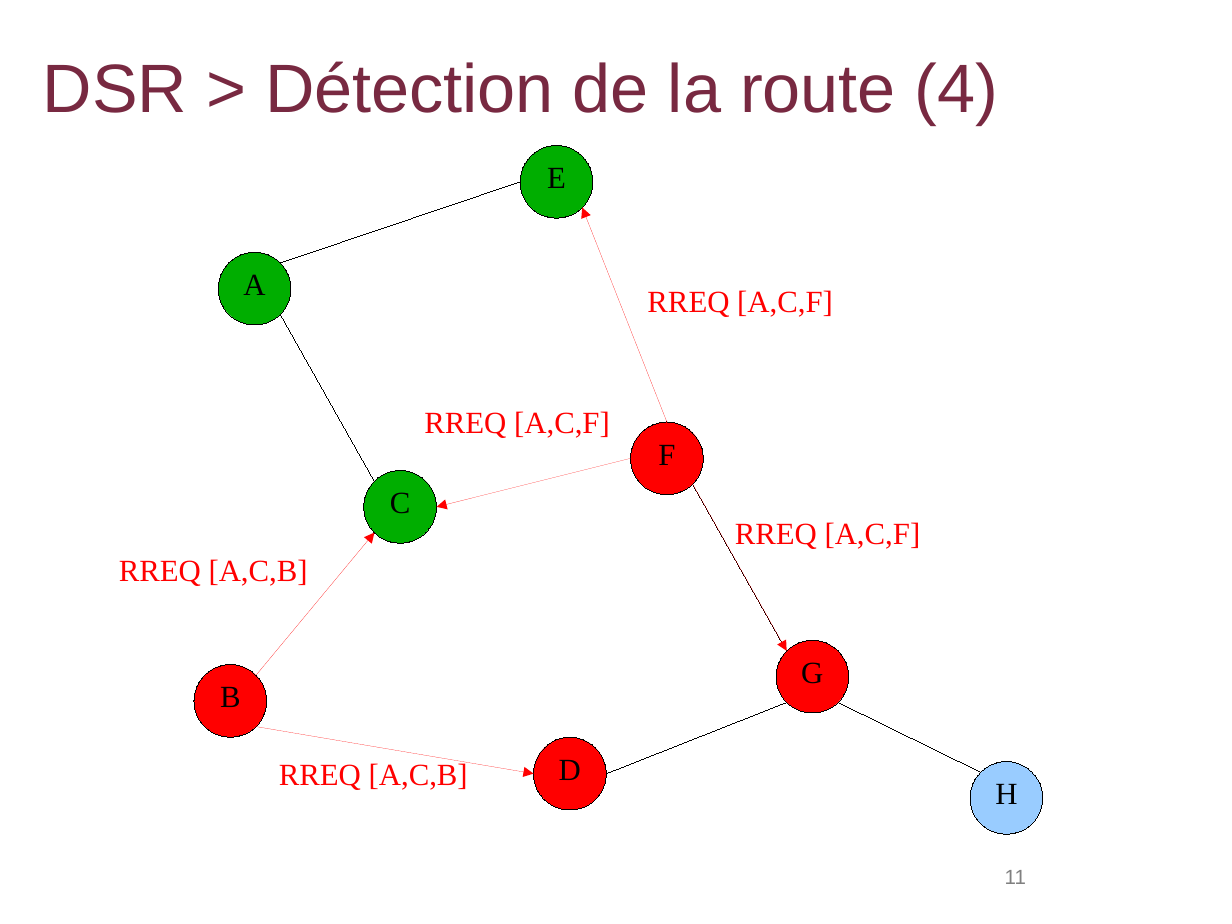
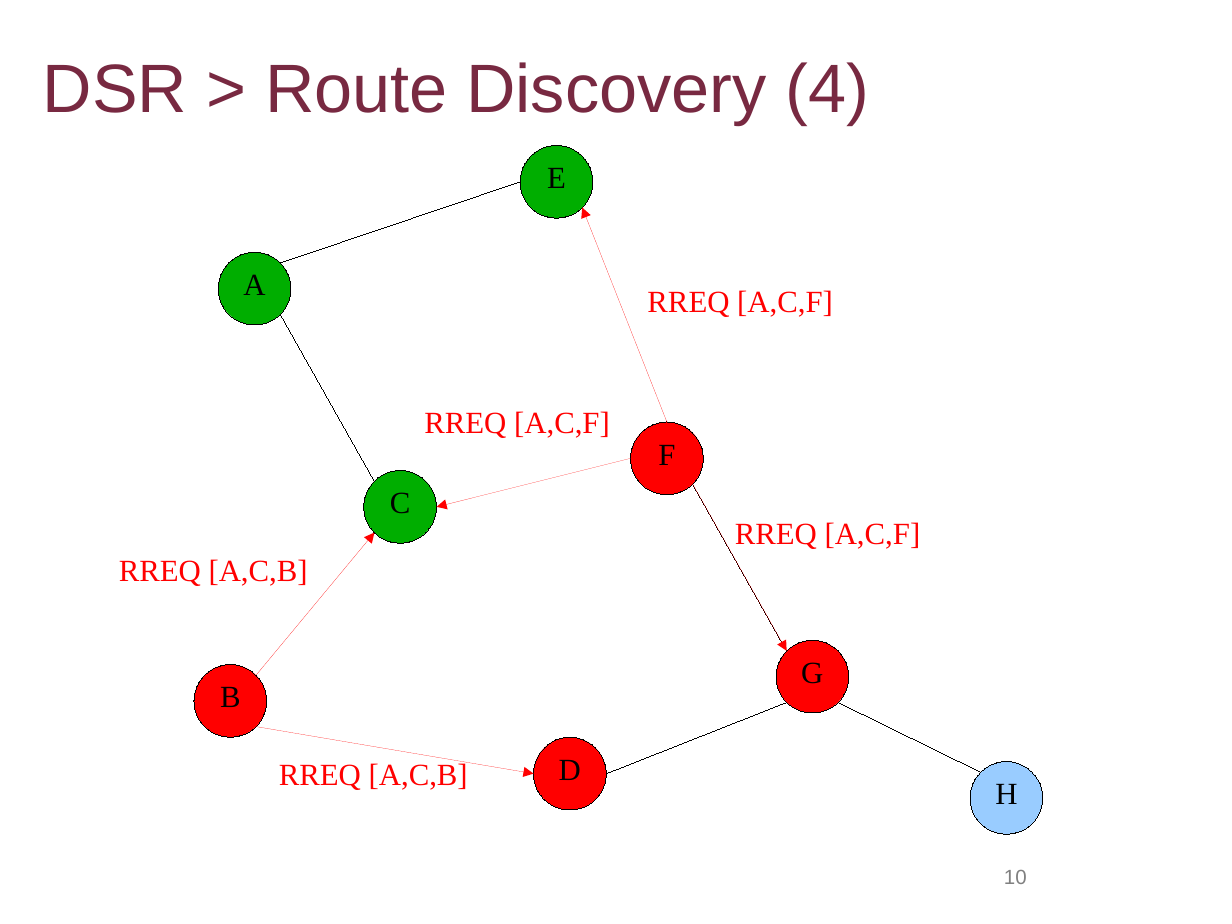
Before and after one commit to lbarbisan/adhoc, a slide deck: slide 10 of work/les_routages_adhoc.odp (slide 11 before the commit). Drawn at 1232x924 pixels with LibreOffice and Linux fonts; fonts in the diff are those of the drawing; background and template pictures are left out. Boxes give left, top, right and bottom in pixels: in the first picture for what was removed or moved away, otherwise in the second. Text is boxed around its words. In the diff, an @@ line names an element or a change of style, - is before the commit and + after.

```diff
--- a/work/les_routages_adhoc.odp
+++ b/work/les_routages_adhoc.odp
@@ title at (43, 62, 870, 124): text changed @@
-DSR > Détection de la route (4)
+DSR > Route Discovery (4)
@@ page number at (1004, 870, 1027, 884): text changed @@
-11
+10
```
Also in this commit, not shown: 16 other slides changed, 1 slide removed.
